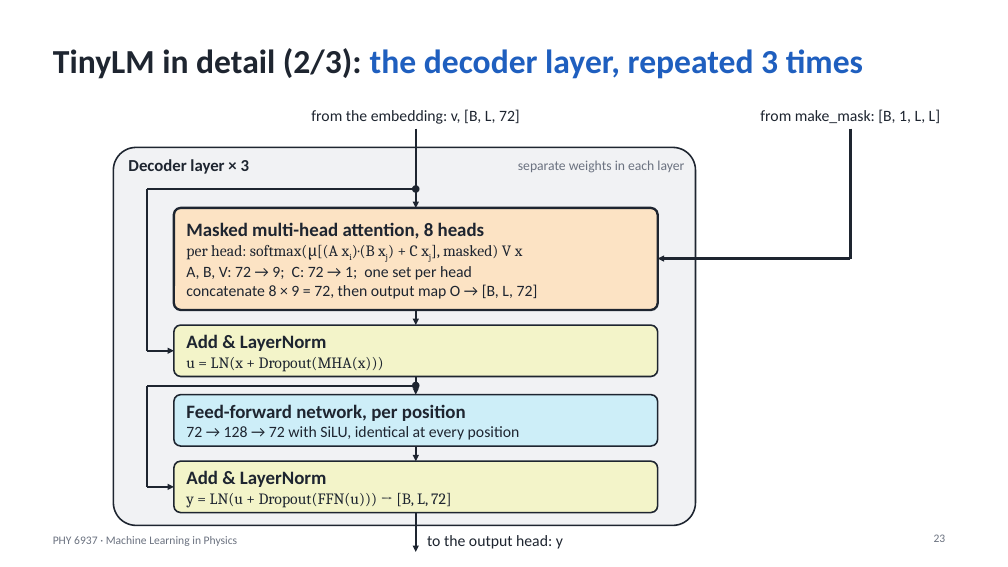
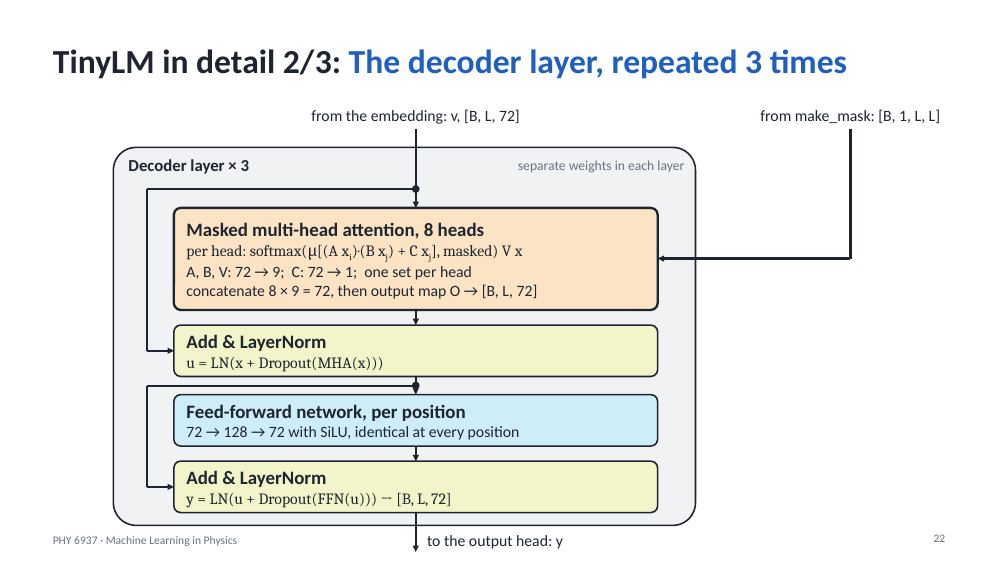
Before and after one commit to hbprosper/mlinphysics, a slide deck: slide 22 of Lectures/08.Transformers/Lecture_TNN.pptx (slide 23 before the commit). Drawn at 1008x567 pixels with LibreOffice and Linux fonts; fonts in the diff are those of the drawing. Boxes give left, top, right and bottom in pixels: in the first picture for what was removed or moved away, otherwise in the second. Text is boxed around its words. In the diff, an @@ line names an element or a change of style, - is before the commit and + after.

```diff
--- a/Lectures/08.Transformers/Lecture_TNN.pptx
+++ b/Lectures/08.Transformers/Lecture_TNN.pptx
@@ title at <box>53,49,847,79</box>: text changed @@
-TinyLM in detail (2/3): the decoder layer, repeated 3 times
+TinyLM in detail 2/3: The decoder layer, repeated 3 times
```
Also in this commit, not shown: 8 other slides changed, 2 slides added, 4 slides removed, 1 other file.
